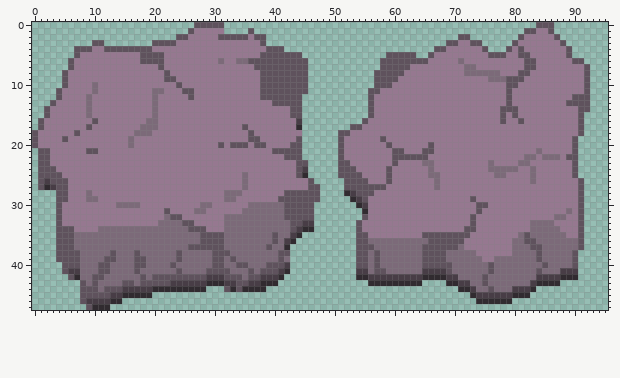
Two versions of one sprite sheet, assets/_data/images/mountains.png. The picture above is the old version.
The file is 96x48 pixels.
And afterwards:
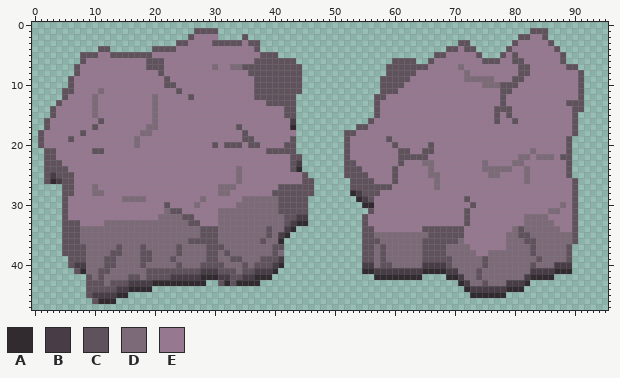
Palette (. is transparent): A #312b30  B #483d46  C #5f525d  D #7c6a79  E #967890
Edits made:
Changed rows in their new state; - is an unchanged pixel.
first column x 0:
 0 ---------------------------.....----------------------------------------------------...------
 1 --------------------------.CCCC.----.---------------------------------------------.-CC.------
 2 ------------------------..C----....-...--------------------------------..---------C--C..-----
 3 ----------..--------....CC----CCCCC-CC.------------------------------..CC..-----------C..----
 4 -------....C-.......CCCC-------------C....-------------------------..CC-CC..-----E-----C..---
 5 -------.CCC--CCCCC--EE-------------------....--------------.....--.CC-----C...--CEE-----C.---
 6 ------..C---------E------------E--EEE-------..------------..----..C----E---CCC--CCEE----C...-
 7 ------.C-----------CC---------D--DDCC--------.------------.----CCC-----DEE-------C-E-----CC..
 8 -----..C-------------CE-------------CC-------.-----------..---CC---------EEEEE-------------C.
 9 -----.C----------------E-------------C-------.-----------.---CC---------DDDD-EEE-----------C.
10 -----.C---E-----------CCE------------C-------.-----------.--CC-------------DDDC------------C.
11 ----.CC---ED--------EE--CEE----------C-------.----------..CCC-----------------C------------C.
12 ----.C---ED--------------------------C------.-----------.CC-------------------CE----------E-.
13 ---.C----ED----------------------------C----.-----------.C--------------------CE------------.
14 --.C-----ED-------------------------------C-.-----------.C-------------------C--E---------C-.
15 --.C-----ED-------------------------------C-.-----------.C-------------------CECE---------C.-
16 -.C-------EC-------E-----------------------B.----------.C--------------------CE-CE--------C.-
17 -.C------EC-------E---------------CE-------A.--------.-C----------------------------------C.-
18 .C-----EC--------E-----------------CE-------.------.-C------------------------------------C.-
19 .C---EC---------ED-----------------C-E-----C.------.C-----EC-----------------------------C.--
20 .C--------------ED------------CEC--EC-E---C-.------.C------EC----------------------------C.--
21 -.-C-----E-C---------------------------C----.------.C-------E-C--------------------DE----C.--
22 -.-C--------------------------------------E--------.C-------E--------------------D-ED--EC-.--
23 -.-CC--------------------------------------CB.-----.-C------EC-------------DE---D-E------C.--
24 -.--CC----------------------------D--------CA.-----.--C----EC--------------D----E-DE-----C.--
25 -.-B-CC---------------------------DE--------EC-----.---C---EC---------------D-E---DE-----C.--
26 -.CAB-C---------------------------DE---------C------.---C--EC---------------------DE------C.-
27 -....-C---D--------------------DDD-E-----CCCCC-.----.------C------------------------------C.-
28 ----.-C--EDD-------------------D-EE-----CC-----.----.AB--C--------------------------------C.-
29 ----.----EE----DDDD---------D---EE-DDDDDD-----..-----.ABC---------------CE----------------C.-
30 ----.C--------EEEE----C----DEE----DD-----C----.-------.AA----------------CEE------------D-C.-
31 ----.C----------------DCC--EE--DDDD------C----.--------.C---------------C-E-----------DD-EC.-
32 ----.C---------------D-DDCC----D------------BB.-------------------------CE--------DDDD-EE-C.-
33 ----.CCC----DDDDDDDDD----D-C---D----------CBAA.-------.C----------------CE--------D-------C.-
34 ----.--CDDD---------------DD-CCD-------C--BA...-------.CC--------CCCCCCCEE------DCD-------C.-
35 ----.--C-----------------------D-------CDBA..---------.-CDDDDDDDDD------E------DDC-------DC.-
36 ----.--C------------------CC---D------C-DA..----------.-CC-------C-----D-------D----------C.-
37 ----.--CC-----C---C-----C-DDD----------DCC.-----------.---C----------DD-D------D----D----C..-
38 ----.---C-----C--DCC---------C-D--------CD.-----------.-CDC-----------------DDDD---CD----C.--
39 ----..--C--------D-C---CD----C-D--C---CCCB.-----------.-CDC----------C-----CD------------C.--
40 -----.-BB--D-C---D-----DC---CC----D--CC-BA.-----------.BBDCC-----BBBB------CD------C-D-BBB.--
41 -----..CA--------D-CCCCC-CCCBBB--C-C-BBBA..-----------.AABBBBBBBBAAAABB---C-D------BBBBAAA.--
42 ------...CD-----CCDC---BBBBBAAA-B--BBAAA..------------...AAAAAAAA....AAB--CD------BAAAA....--
43 --------.C-C-CC-BBBBAAAAAAAAA..CACAAAA...---------------.........----..A-------BBBA.....-----
44 --------.--C--B-AAAA.........---.......--------------------------------.--BBBBBAAA..---------
45 --------.-BBB-A-....------------------------------------------------------AAAAA....----------
46 --------..CAA-.-----------------------------------------------------------......-------------
47 ---------....--------------------------------------------------------------------------------
Where, in picture pixels (left, top, right, bottom), the same in both pictures:
changed: (32, 22, 320, 310)
changed: (338, 22, 590, 304)
